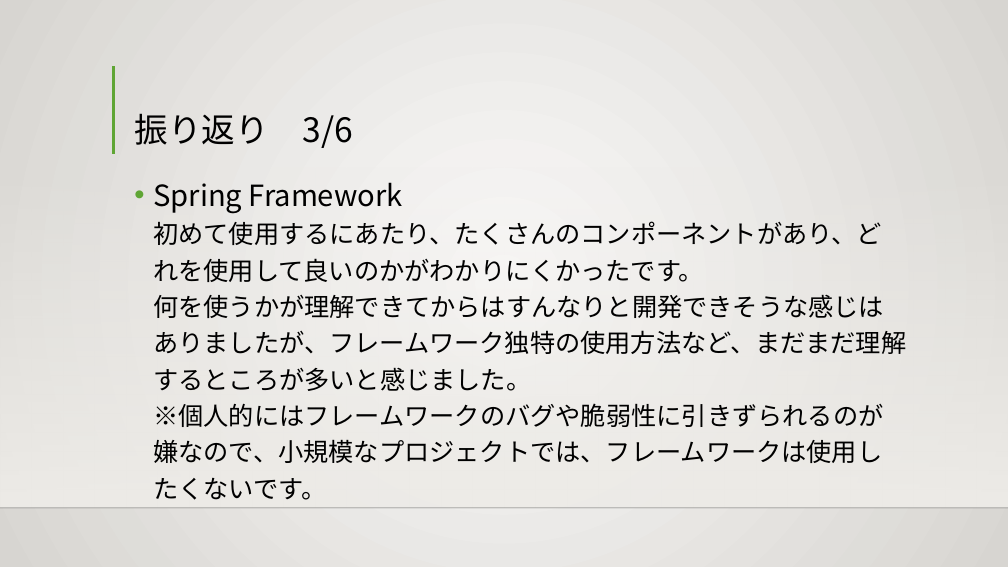
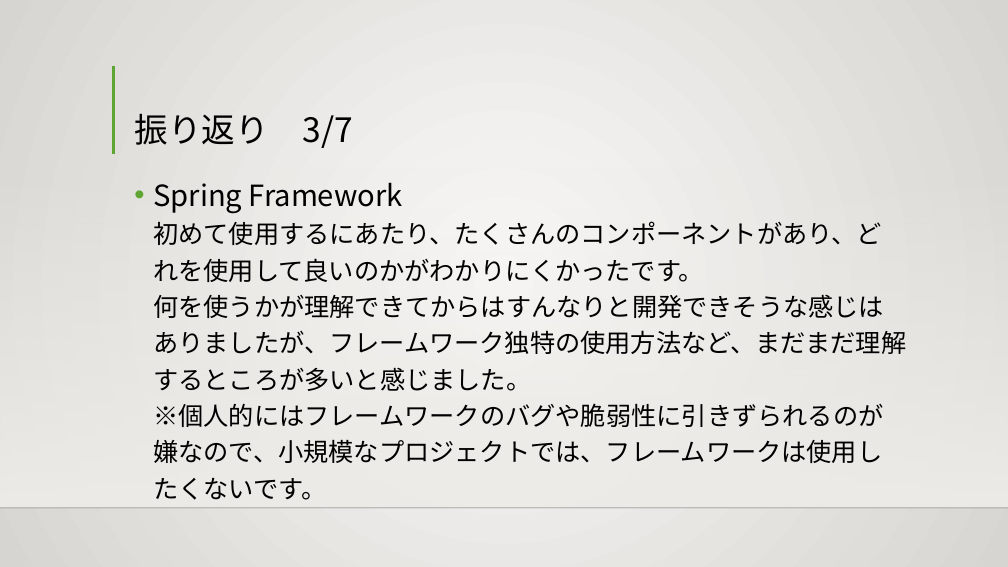
Before and after one commit to yutakanakajima/invoice, a slide deck: slide 5 of Document/WebJava中級_発表資料.pptx. Drawn at 1008x567 pixels with LibreOffice and Linux fonts; fonts in the diff are those of the drawing; background and template pictures are left out. Boxes give left, top, right and bottom in pixels: in the first picture for what was removed or moved away, otherwise in the second. Text is boxed around its words. In the diff, an @@ line names an element or a change of style, - is before the commit and + after.

```diff
--- a/Document/WebJava中級_発表資料.pptx
+++ b/Document/WebJava中級_発表資料.pptx
@@ title at (134, 113, 353, 148): text changed @@
-振り返り 3/6
+振り返り 3/7
```
Also in this commit, not shown: 7 other slides changed, 1 slide added.
